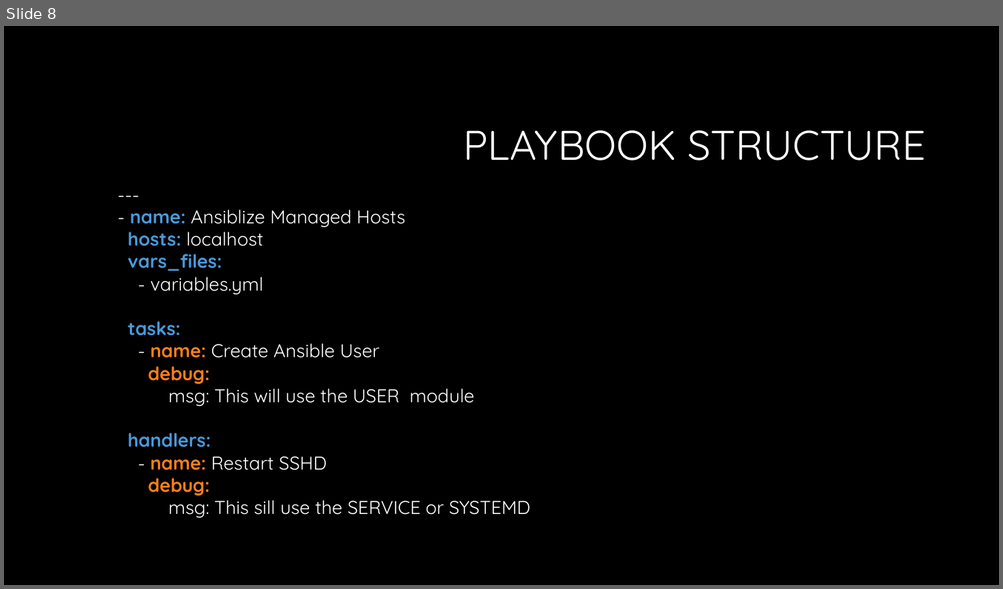
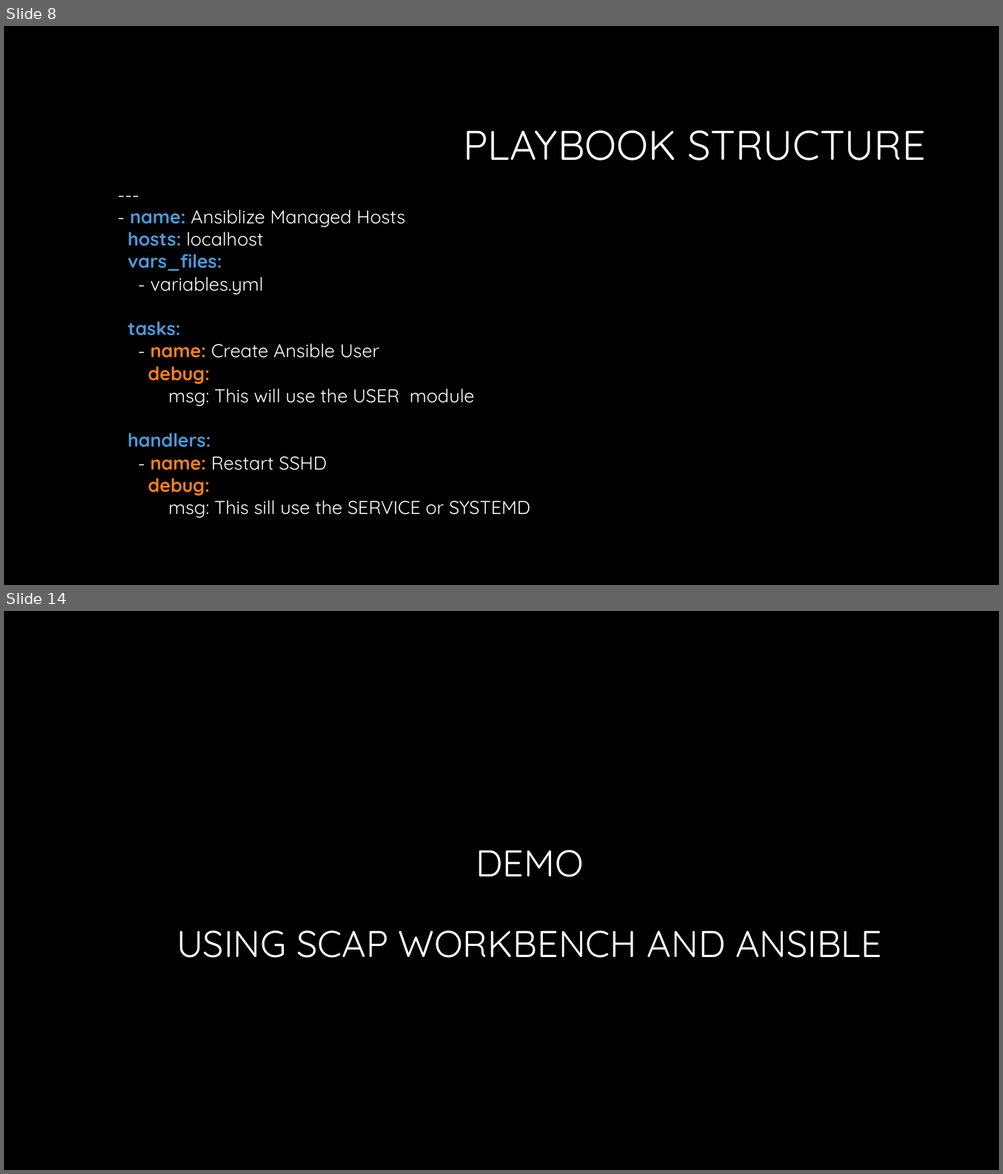
Before and after one commit to tmichett/LUG, a slide deck: Ansible_Roles/Presentation/CKB-LUG-Ansible.pptx. Shown one above the other, each under a label of ours: slide 8 before the commit, slides 8 and 14 after it; the slides between them are not shown. The pictures are 1003x589 and 1003x1174 pixels, drawn with LibreOffice and Linux fonts; fonts in the diff are those of the drawing; background and template pictures are left out. Boxes give left, top, right and bottom in pixels: in the first picture for what was removed or moved away, otherwise in the second. Text is boxed around its words. In the diff, an @@ line names an element or a change of style, - is before the commit and + after.

```diff
--- a/Ansible_Roles/Presentation/CKB-LUG-Ansible.pptx
+++ b/Ansible_Roles/Presentation/CKB-LUG-Ansible.pptx
@@ slide 14 added at <box>4,611,999,1170</box>, background #000000 @@
@@ title added at <box>177,850,882,958</box>, 36 pt, text #FFFFFF @@
+DEMO
+USING SCAP WORKBENCH AND ANSIBLE
```
Also in this commit, not shown: 5 other slides added, 5 other files.
